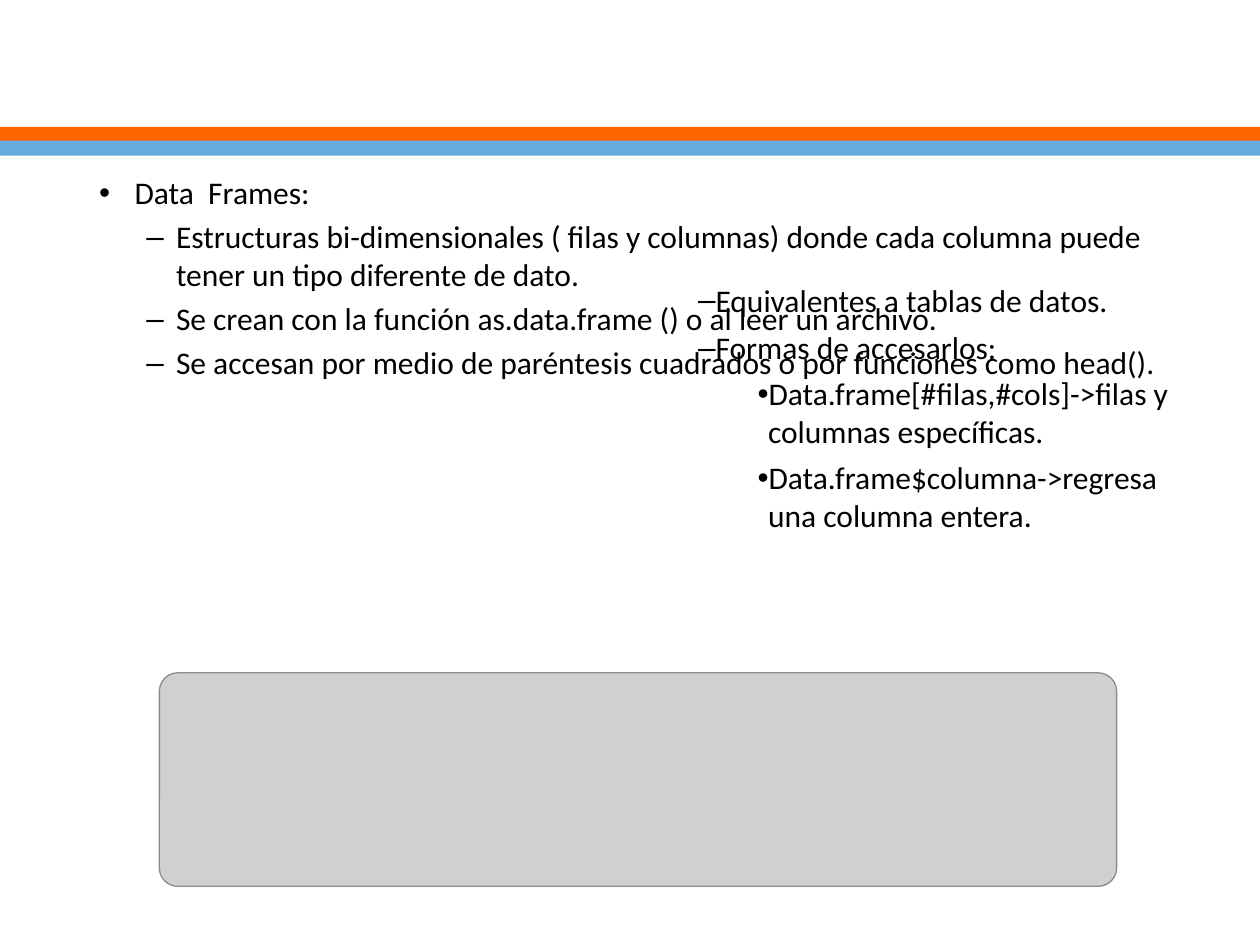
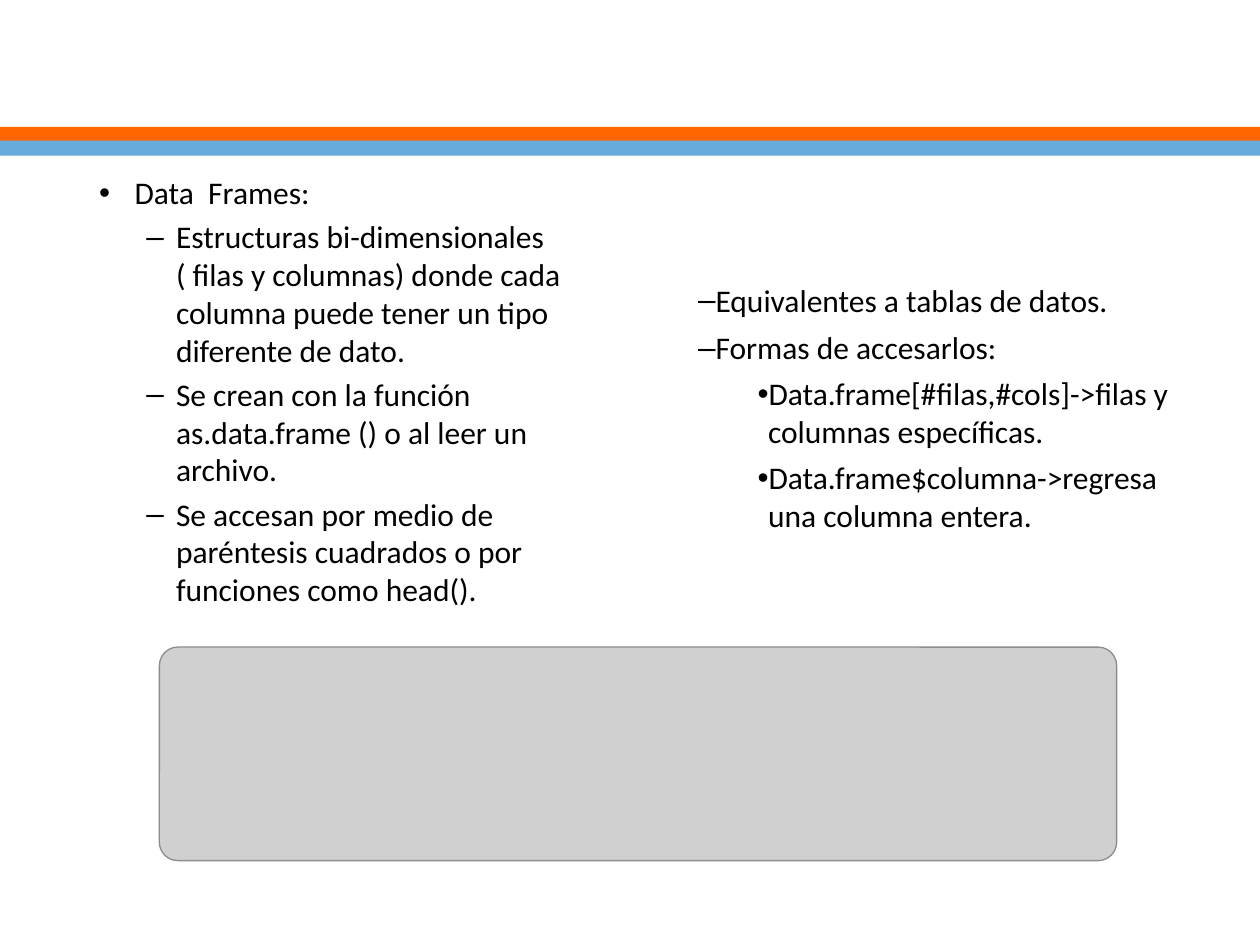
Before and after one commit to ejimenezdelgado/mineria_datos_lunes_3_2018, a slide deck: slide 15 of clase 7/clase 7.pptx. Drawn at 1260x945 pixels with LibreOffice and Linux fonts; fonts in the diff are those of the drawing; grey boxes stand for pictures; background and template pictures are left out. Boxes give left, top, right and bottom in pixels: in the first picture for what was removed or moved away, otherwise in the second. Text is boxed around its words. In the diff, an @@ line names an element or a change of style, - is before the commit and + after.

```diff
--- a/clase 7/clase 7.pptx
+++ b/clase 7/clase 7.pptx
@@ text "Data Frames:" rewrapped from (x1=135, y1=183, x2=1154, y2=379) to (x1=135, y1=183, x2=560, y2=605) @@
@@ picture moved from (x1=159, y1=673, x2=1116, y2=886) to (x1=159, y1=648, x2=1116, y2=861) @@
```
Also in this commit, not shown: 4 other slides changed, 8 other files.
